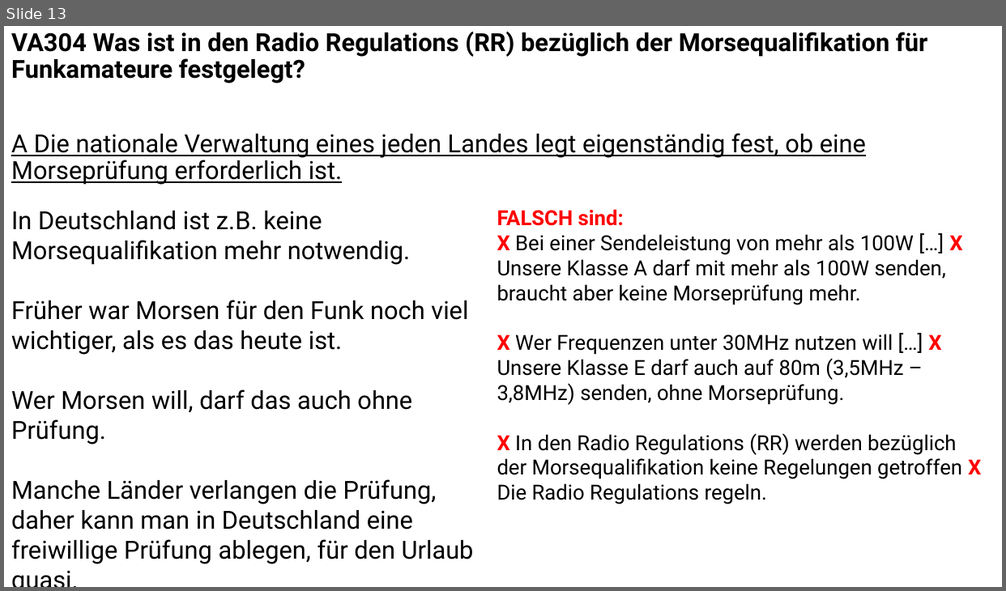
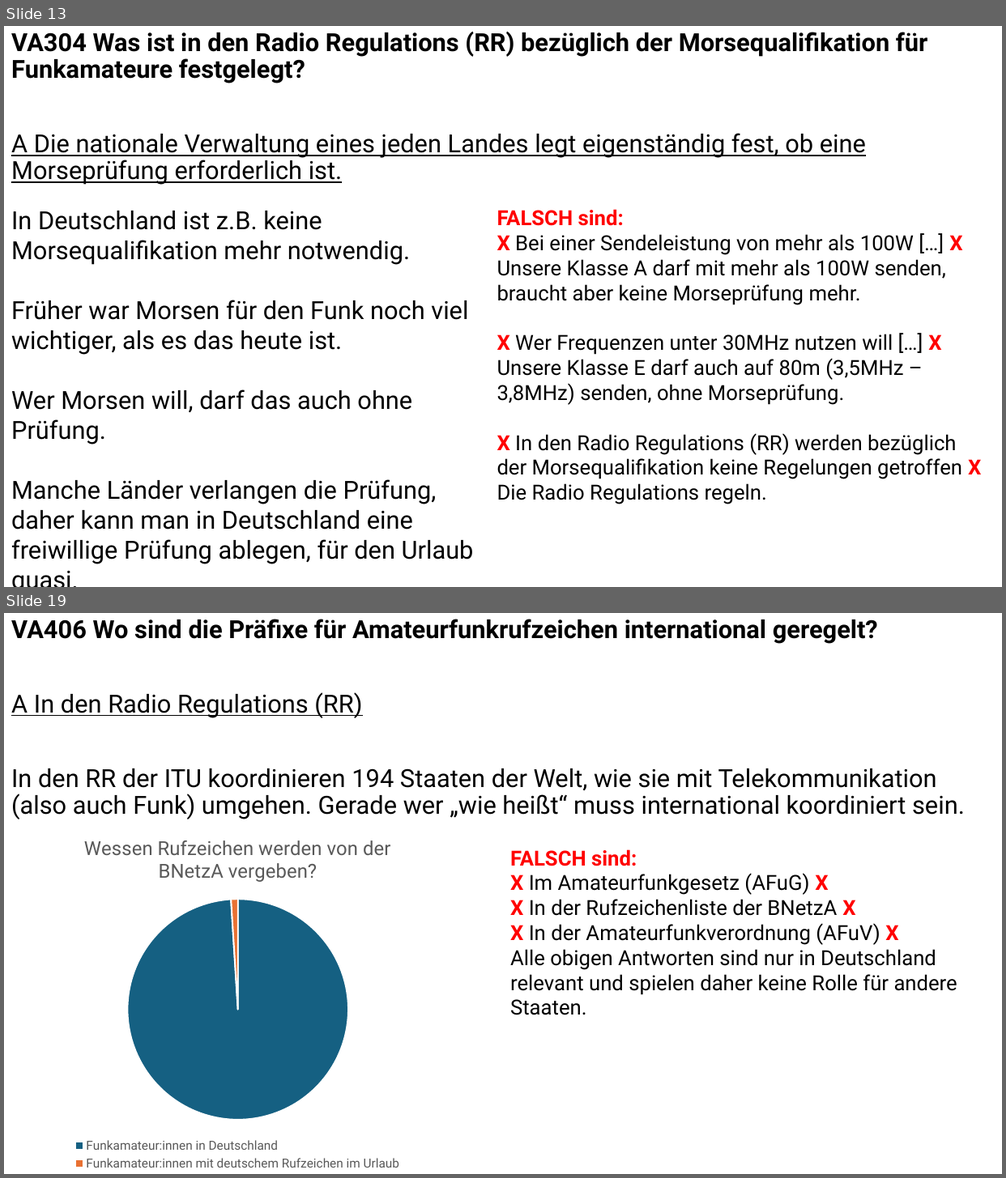
Before and after one commit to Nothinel/Lichtblicke_Amateurfunk, a slide deck: Kenntnisse_von_Vorschriften/Lichtblicke_Kenntnisse_von_Vorschriften.pptx. Shown one above the other, each under a label of ours: slide 13 before the commit, slides 13 and 19 after it; the slides between them are not shown. The pictures are 1006x591 and 1006x1178 pixels, drawn with LibreOffice and Linux fonts; fonts in the diff are those of the drawing. Boxes give left, top, right and bottom in pixels: in the first picture for what was removed or moved away, otherwise in the second. Text is boxed around its words. In the diff, an @@ line names an element or a change of style, - is before the commit and + after.

```diff
--- a/Kenntnisse_von_Vorschriften/Lichtblicke_Kenntnisse_von_Vorschriften.pptx
+++ b/Kenntnisse_von_Vorschriften/Lichtblicke_Kenntnisse_von_Vorschriften.pptx
@@ slide 19 added at [4,613,1002,1174], background #FFFFFF @@
@@ text added at [11,619,878,718], 24 pt, text #000000, bold @@
+VA406 Wo sind die Präfixe für Amateurfunkrufzeichen international geregelt?
+A In den Radio Regulations (RR)
@@ text added at [11,769,965,820], 24 pt, text #000000 @@
+In den RR der ITU koordinieren 194 Staaten der Welt, wie sie mit Telekommunikation (also auch Funk) umgehen. Gerade wer „wie heißt“ muss international koordiniert sein.
@@ pie chart added at [4,821,472,1174] @@
+title "Wessen Rufzeichen werden von der BNetzA vergeben? "
+categories: Funkamateur:innen in Deutschland, Funkamateur:innen mit deutschem Rufzeichen im Urlaub
+Series 1: 99, 1, -, -
@@ text added at [510,850,957,1016], 20 pt, text #000000 @@
+FALSCH sind:
+X Im Amateurfunkgesetz (AFuG) X
+X In der Rufzeichenliste der BNetzA X
+X In der Amateurfunkverordnung (AFuV) X
+Alle obigen Antworten sind nur in Deutschland relevant und spielen daher keine Rolle für andere Staaten.
```
Also in this commit, not shown: 1 slide changed, 5 other slides added, 3 other files.
